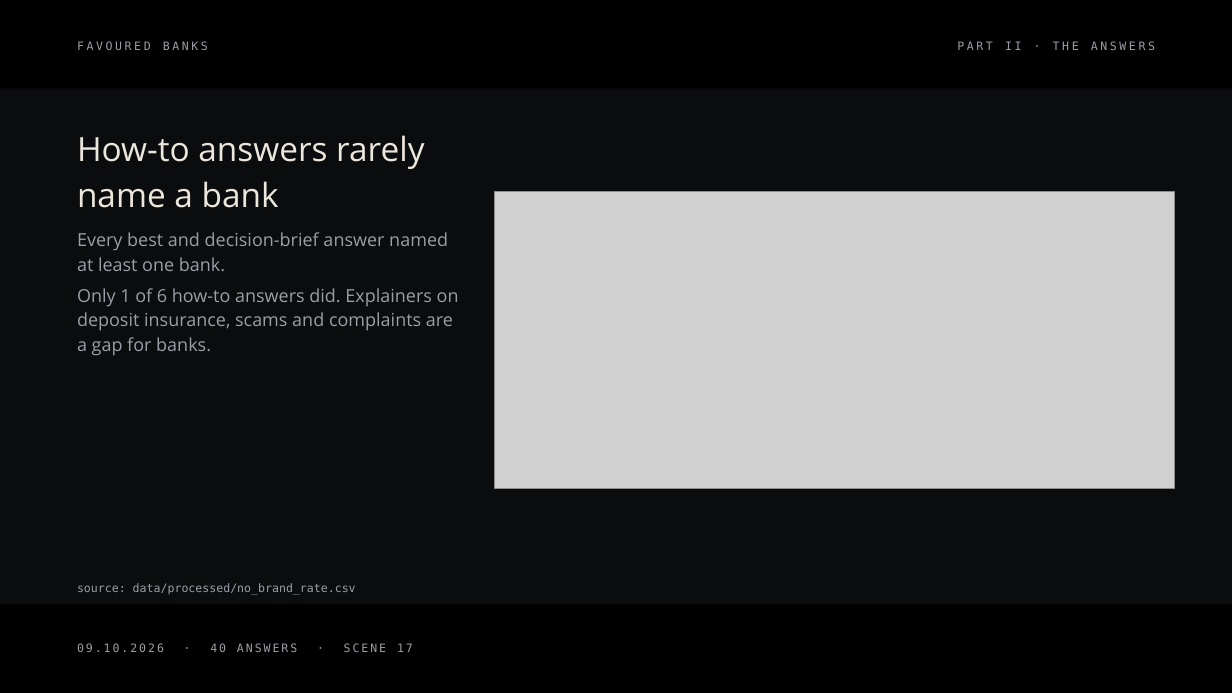
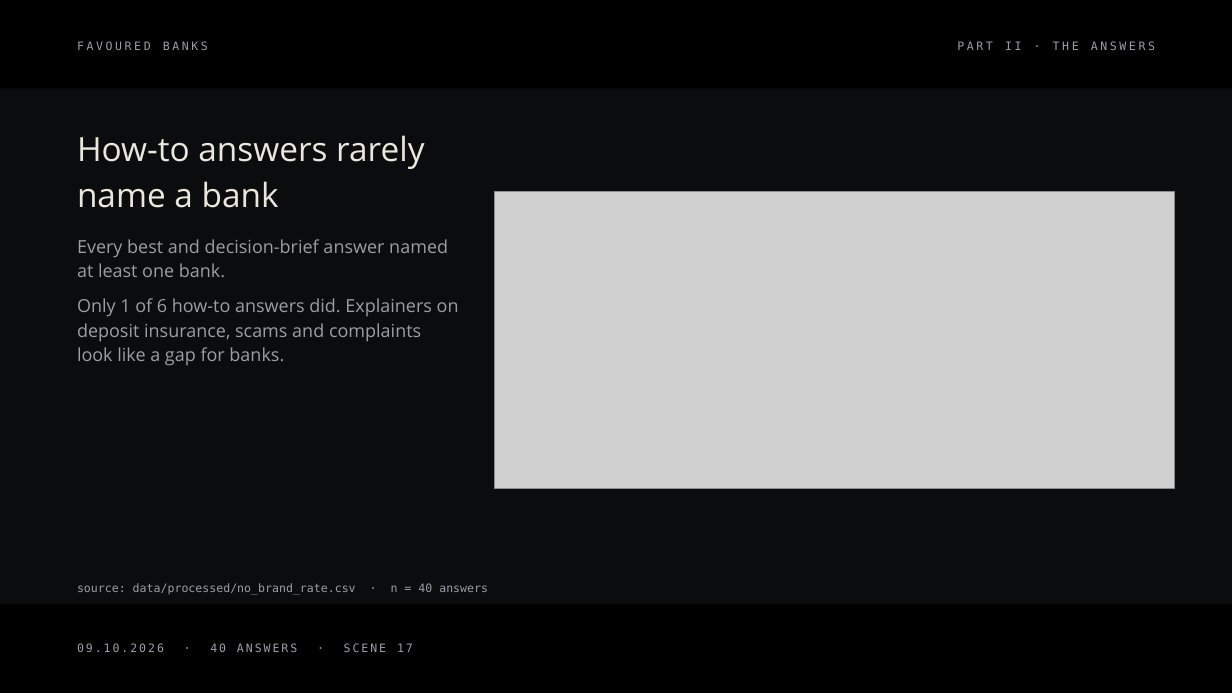
Before and after one commit to rgmwnn/geo-bank-visibility, a slide deck: slide 17 of deck/out/favoured-banks.pptx. Drawn at 1232x693 pixels with LibreOffice and Linux fonts; fonts in the diff are those of the drawing; grey boxes stand for pictures. Boxes give left, top, right and bottom in pixels: in the first picture for what was removed or moved away, otherwise in the second. Text is boxed around its words. In the diff, an @@ line names an element or a change of style, - is before the commit and + after.

```diff
--- a/deck/out/favoured-banks.pptx
+++ b/deck/out/favoured-banks.pptx
@@ text "Every best and decision-brief answer ...": place and size @@
-text "Every best and decision-brief answer ..." at (77, 232, 448, 271)
+text "Every best and decision-brief answer ..." at (77, 239, 448, 277)
@@ text at (77, 298, 459, 366): text changed @@
-Only 1 of 6 how-to answers did. Explainers on deposit insurance, scams and complaints are a gap for banks.
+Only 1 of 6 how-to answers did. Explainers on deposit insurance, scams and complaints look like a gap for banks.
@@ text at (77, 583, 488, 595): text changed @@
-source: data/processed/no_brand_rate.csv
+source: data/processed/no_brand_rate.csv · n = 40 answers
```
Also in this commit, not shown: 31 other slides changed, 9 other files.
